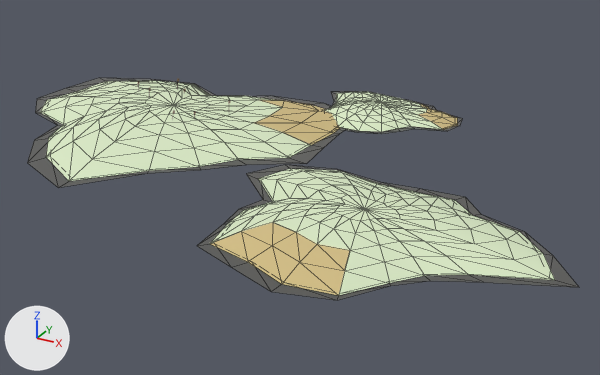
An edit to the glTF model LIMINAL V13/data/models/moss_patch@2.glb, drawn before and after from the same camera.
The view is the same before and after, from a 50 mm camera at (0.619, -1.018, 0.487) aimed at (0.031, 0.049, -0.047). The lights are fixed; the arrows at lower left show +X, +Y and +Z. The older version comes first. Mesh edges are drawn as thin lines on the coarser meshes.

Objects in the first picture: 'teil0', 'teil1', 'teil2'.
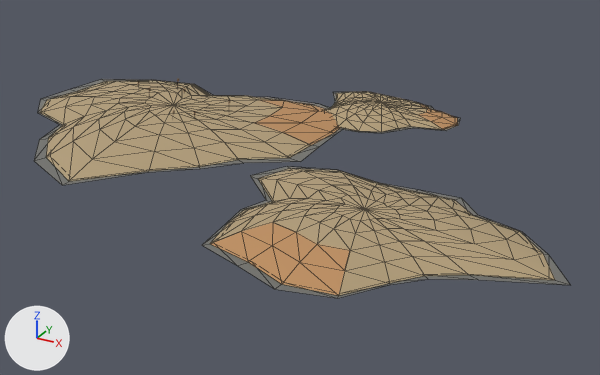
Boxes (x1, y1, x2, y2) around the edits, measured in the pictures (600 x 375 px):
'teil0', recoloured (pale green to beige): (40, 80, 555, 295) in both
'teil1', recoloured (yellow to orange): (210, 100, 458, 296) in both

What changed in the scene script:
```text
Change mat_look_fabric_tex_moss_r_1_05__moos:
    mat_look_fabric_tex_moss_r_1_05__moos.base_color: (0.711, 0.828, 0.57) -> (0.448, 0.342, 0.196)  # pale green #dbebc7 -> beige #b39e7a
Change mat_look_fabric_tex_moss_r_1_3__moos_trocken:
    mat_look_fabric_tex_moss_r_1_3__moos_trocken.base_color: (0.638, 0.507, 0.233) -> (0.507, 0.274, 0.119)  # yellow #d1bd85 -> orange #bd8f61
```
